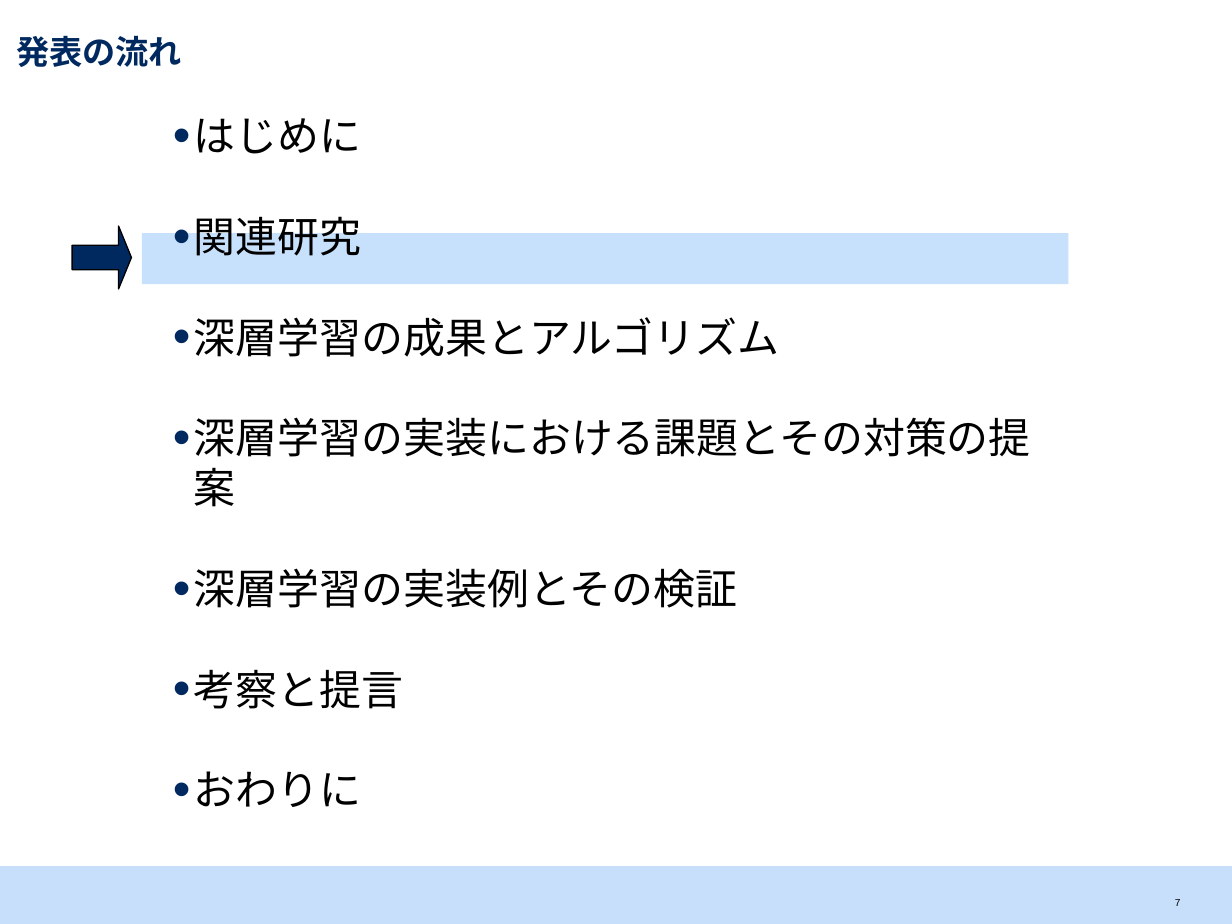
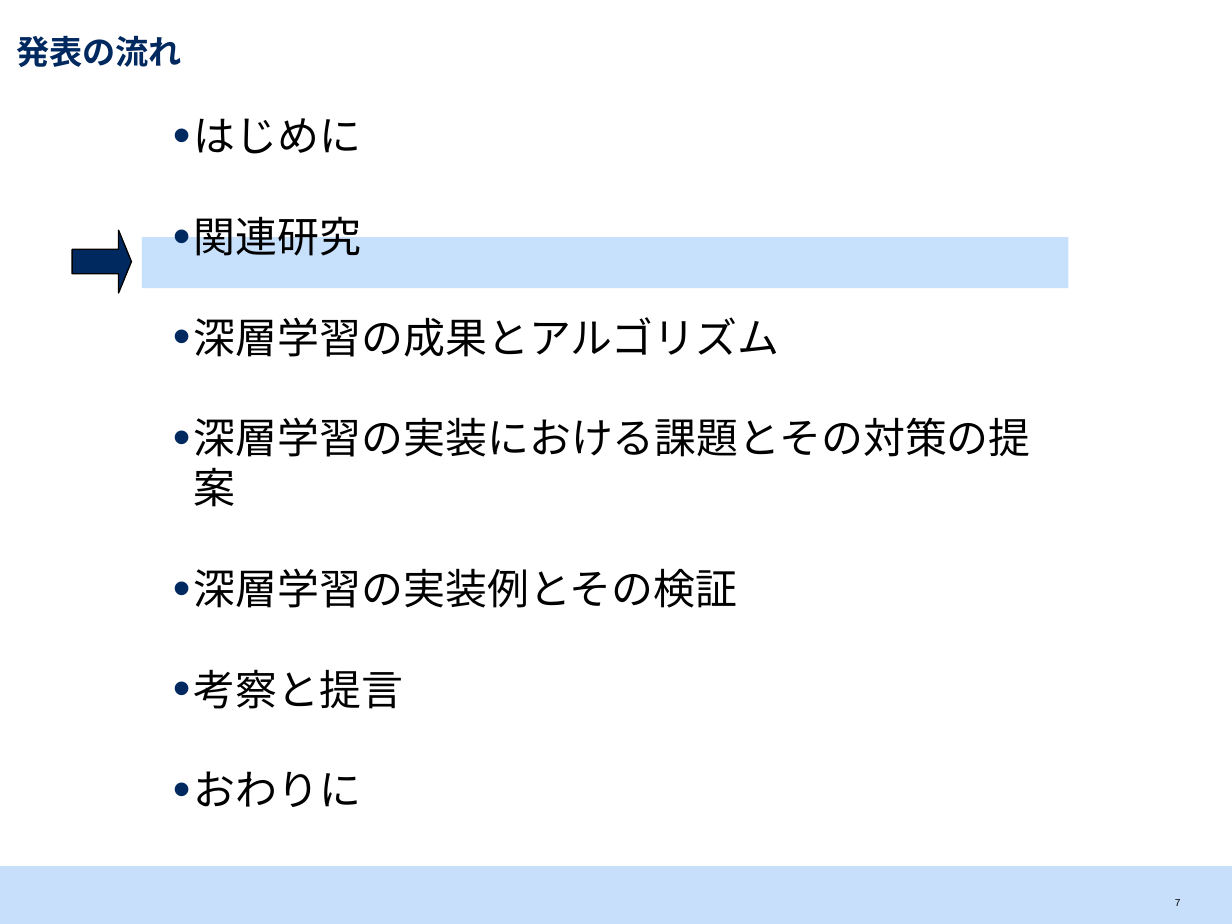
Before and after one commit to srtk/sotsuron, a slide deck: slide 8 of doc/sotsuron_defense/bd.pptx. Drawn at 1232x924 pixels with LibreOffice and Linux fonts; fonts in the diff are those of the drawing. Boxes give left, top, right and bottom in pixels: in the first picture for what was removed or moved away, otherwise in the second. Text is boxed around its words. In the diff, an @@ line names an element or a change of style, - is before the commit and + after.

```diff
--- a/doc/sotsuron_defense/bd.pptx
+++ b/doc/sotsuron_defense/bd.pptx
@@ right arrow: place and size @@
-right arrow at <box>72,226,131,289</box>
+right arrow at <box>72,230,131,293</box>
@@ rectangle: place and size @@
-rectangle at <box>142,233,1069,284</box>
+rectangle at <box>142,238,1069,289</box>
```
Also in this commit, not shown: 13 other slides changed, 4 other files.
